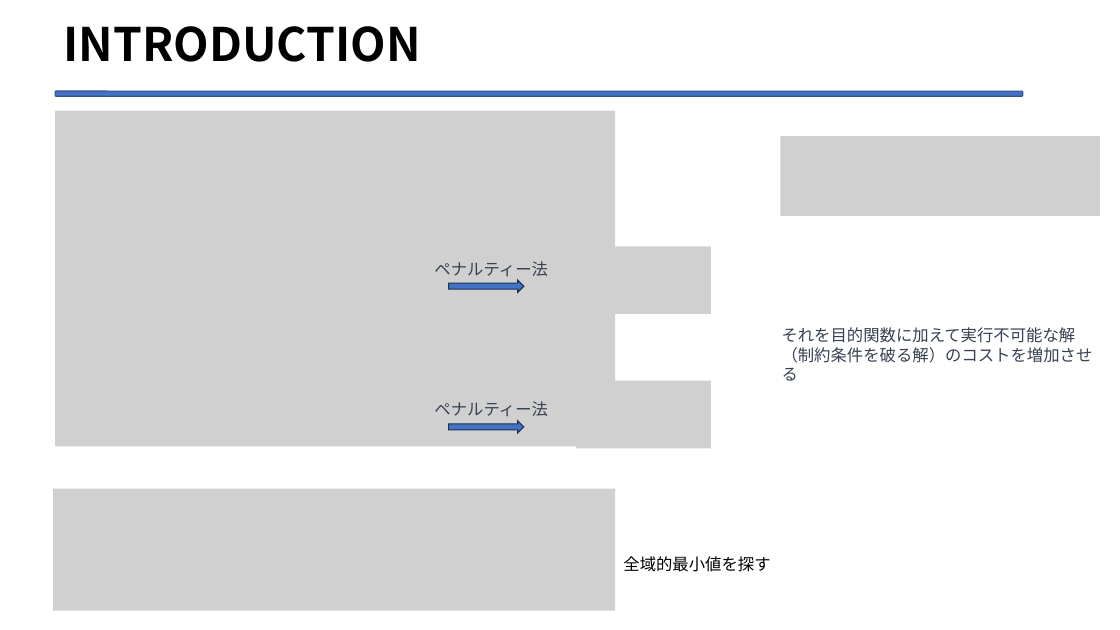
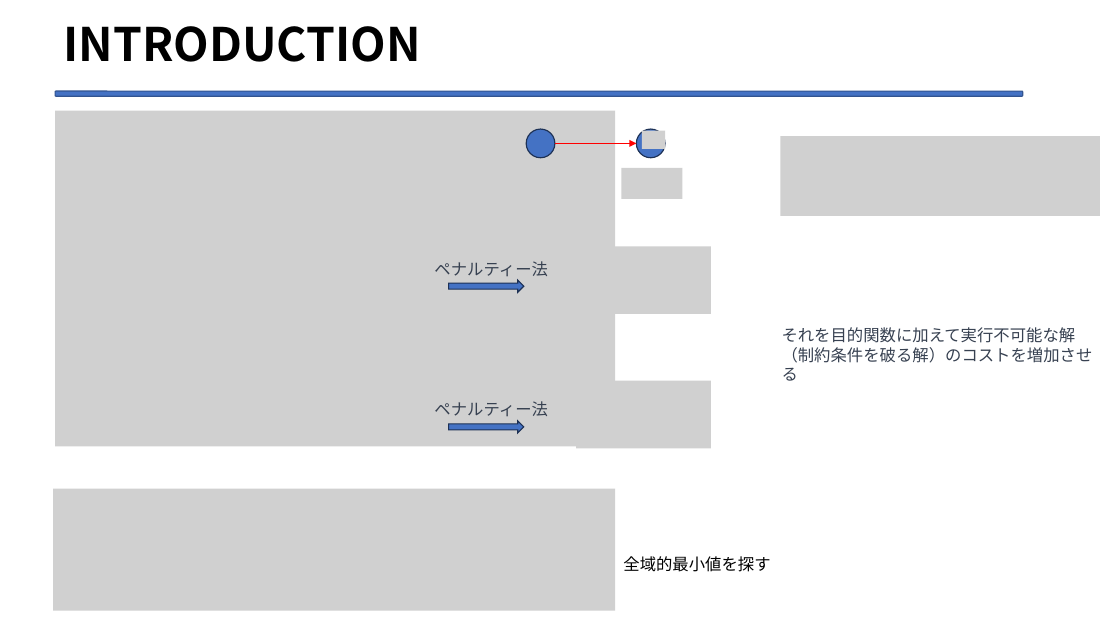
Before and after one commit to Legolas9999/zemi, a slide deck: slide 11 of lcj_ron_zemi2.pptx (slide 8 before the commit). Drawn at 1120x630 pixels with LibreOffice and Linux fonts; fonts in the diff are those of the drawing; grey boxes stand for pictures; background and template pictures are left out. Boxes give left, top, right and bottom in pixels: in the first picture for what was removed or moved away, otherwise in the second. Text is boxed around its words. In the diff, an @@ line names an element or a change of style, - is before the commit and + after.

```diff
--- a/lcj_ron_zemi2.pptx
+++ b/lcj_ron_zemi2.pptx
@@ group added at box(526, 129, 683, 199): 2 ellipses, 2 pictures, 1 arrow @@
```
Also in this commit, not shown: 7 other slides changed, 3 slides added, 9 other files.
